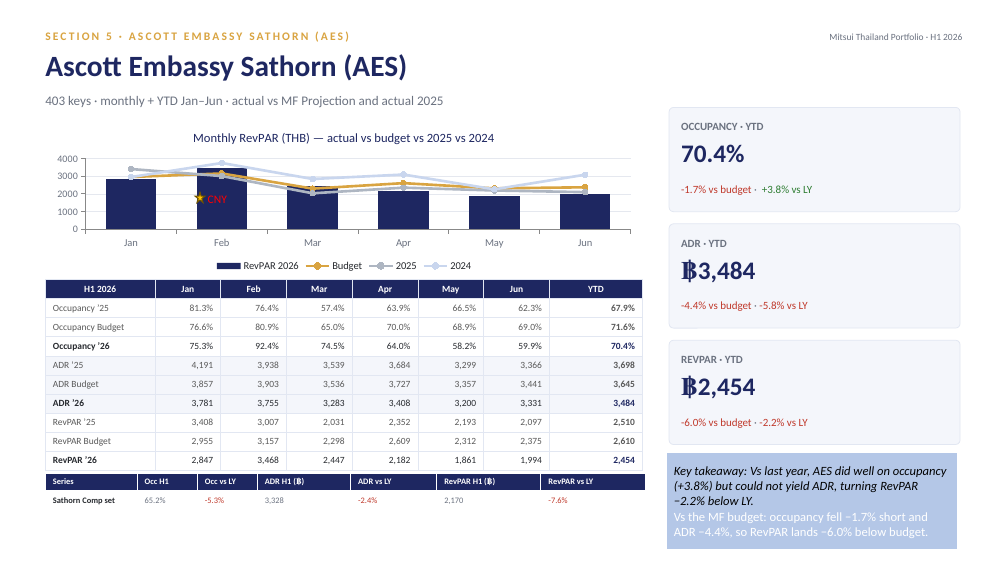
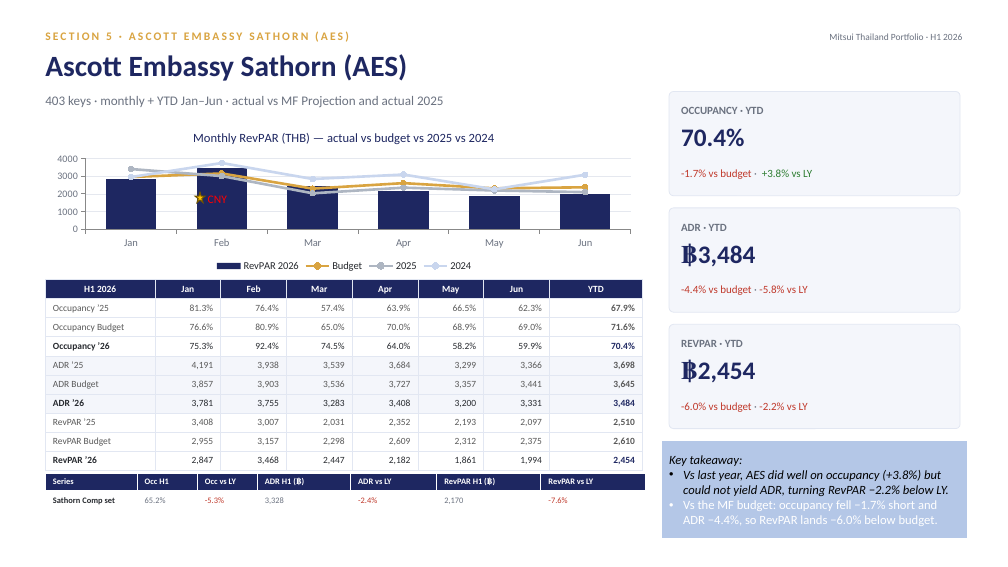
Before and after one commit to Chavin2543/mae-workspace, a slide deck: slide 21 of output/Portfolio_Performance_Report_H1-2026.pptx. Drawn at 1008x567 pixels with LibreOffice and Linux fonts; fonts in the diff are those of the drawing. Boxes give left, top, right and bottom in pixels: in the first picture for what was removed or moved away, otherwise in the second. Text is boxed around its words. In the diff, an @@ line names an element or a change of style, - is before the commit and + after.

```diff
--- a/output/Portfolio_Performance_Report_H1-2026.pptx
+++ b/output/Portfolio_Performance_Report_H1-2026.pptx
@@ 9 texts, 3 rounded rectangles moved together from (x1=669, y1=107, x2=960, y2=445) to (x1=669, y1=91, x2=960, y2=429) @@
@@ rectangle "Key takeaway:" resized from (x1=667, y1=452, x2=958, y2=550) to (x1=662, y1=441, x2=968, y2=538) @@
@@ text in rectangle at (x1=669, y1=455, x2=948, y2=496): text changed @@
-Key takeaway: Vs last year, AES did well on occupancy (+3.8%) but could not yield ADR, turning RevPAR −2.2% below LY.
+Key takeaway:
+• Vs last year, AES did well on occupancy (+3.8%) but could not yield ADR, turning RevPAR −2.2% below LY.
@@ text in rectangle at (x1=683, y1=500, x2=938, y2=526): bullet none to • @@
```
Also in this commit, not shown: 22 other slides changed.
